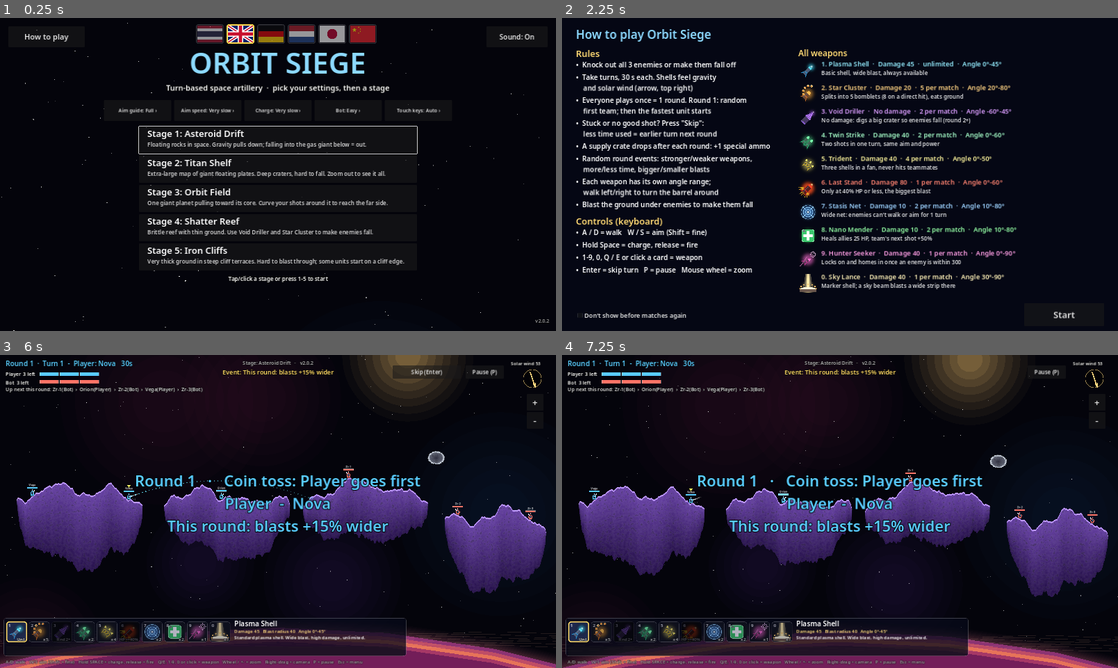
Above: before the commit, frames 1-4 (two rows, left to right).
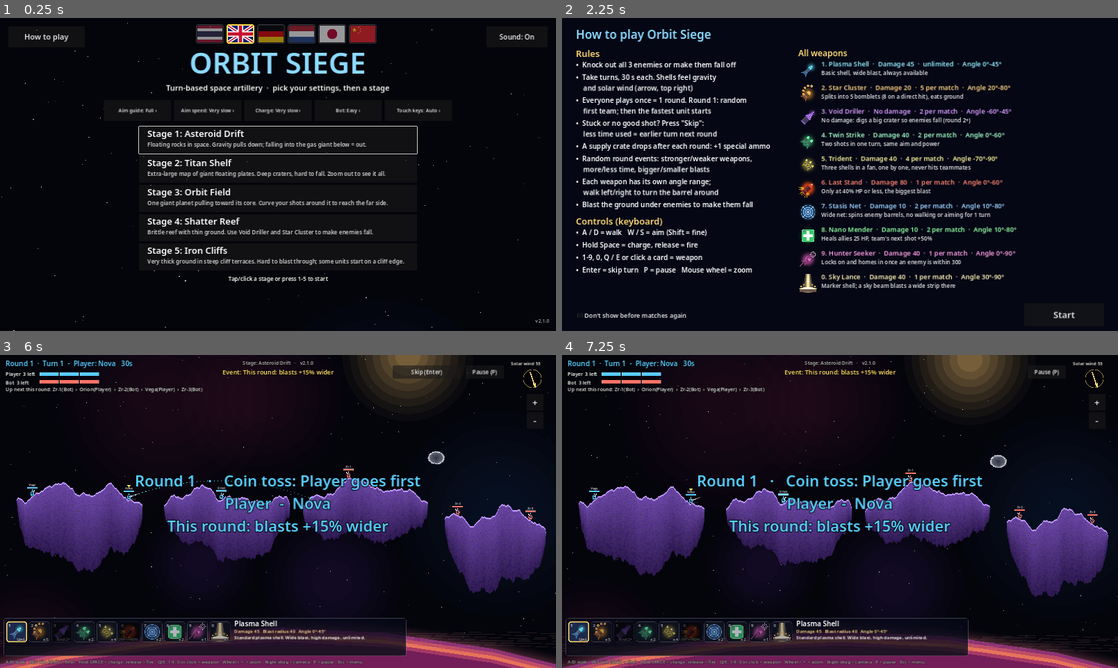
Above: after the commit, the same moments.

Repository: Pid924/OrbitSiege
Game: Godot game, scene res://scenes/menu.tscn
The game is run twice, just before and just after one commit, with the same random seed, the same clock (stepped at 60 frames per second) and the same inputs.
Inputs:
- Up to frame 1 (0.25 s): no input
- Up to frame 2 (2.25 s): click "Bot: Easy ›" at 0.5 s; click "Bot: Normal ›" at 1.25 s; click "Stage 1: Asteroid Drift" at 2 s
- Up to frame 3 (6 s): click "Stage 1: Asteroid Drift" at 2.75 s; click "Don't show before matches aga…" at 3.5 s; click "Don't show before matches aga…" at 4.25 s; click "Don't show before matches aga…" at 5 s; click "Start" at 5.75 s
- Up to frame 4 (7.25 s): click "Skip (Enter)" at 6.5 s

The runs differ from the first frame. In frame 1, less than 0.1% of the frame differs, in the area x 97-99%, y 96-98%; in frame 2, 0.5%, in the area x 51-79%, y 44-64%; in frame 3, less than 0.1%; in frame 4, less than 0.1%.

Commit message:
2.1.0: Trident any angle + 0.5 s volley, Stasis Net spins barrels, climb 12 px, multi-finger touch buttons
Co-Authored-By: Claude Opus 5.5 <noreply@anthropic.com>
Claude-Session: https://claude.ai/code/session_01Lo9zaQgDYn7BjieRUw61Dn

Diff:
--- a/project.godot
+++ b/project.godot
@@ -5,7 +5,7 @@
 
 config/name="Orbit Siege"
 config/description="Turn-based space artillery prototype."
-config/version="2.0.2"
+config/version="2.1.0"
 config/icon="res://icon.png"
 run/main_scene="res://scenes/menu.tscn"
 config/features=PackedStringArray("4.2", "GL Compatibility")
--- a/scripts/game/game_settings.gd
+++ b/scripts/game/game_settings.gd
@@ -39,7 +39,7 @@
 
 ## How much of the predicted flight path the human player sees, in seconds of flight.
 const GUIDE_OPTIONS := [["ปิด", 0.0], ["สั้น", 0.35], ["กลาง", 0.9], ["ยาว", 2.0], ["เต็มเส้น", 12.0]]
-const VERSION := "2.0.2"
+const VERSION := "2.1.0"
 
 ## [label, seconds to fill the charge bar] for the human player.
 const CHARGE_OPTIONS := [["ช้ามาก", 5.0], ["ช้า", 3.6], ["ปกติ", 2.6], ["เร็ว", 1.6]]
--- a/scripts/game/i18n_table.gd
+++ b/scripts/game/i18n_table.gd
@@ -81,9 +81,9 @@
 	"กระทบแล้วแตกเป็นลูกย่อย 5 ลูก ถ้าโดนตัวศัตรูจัง ๆ แตก 8 ลูก กินพื้นหายไปเยอะ ทำให้ศัตรูร่วงได้": ["Splits into 5 bomb …(359 unchanged characters)…
 	"ไม่มีดาเมจ เจาะทะลุพื้นเป็นอุโมงค์กว้าง แล้วทลายพื้นเป็นหลุมใหญ่ (รัศมี 78) ทำให้ศัตรูร่วง ใช้ได้ตั้งแต่รอบ 2": ["No  …(396 unchanged characters)…
 	"ยิงได้ 2 ครั้งในตาเดียว ด้วยมุมและแรงเดิม นัดที่สองซ้ำจุดเดิมให้หลุมลึกขึ้น": ["Fires twice in one turn with the same …(304 unchanged characters)…
-	"ยิงออกเป็น 3 นัดพร้อมกันแบบพัด กระจายโดนศัตรูได้ถึง 3 ตัว และไม่โดนเพื่อนร่วมทีม": ["Fires 3 shells at once in a fan; can hit up to 3 enemies and never hurts teammates.", "Feuert 3 Granaten im Fächer, trifft bis zu 3 Gegner und nie Verbündete.", "Vuurt 3 granaten in een waaier, raakt tot 3 vijanden en nooit teamgenoten.", "3発を扇状に同時発射。最大3体の敵に当たり、\n味方には当たらない。", "扇形同时发射3发，最多可命中3个敌人，\n不会伤到队友。"],
+	"ยิง 3 นัดแบบพัด ทีละนัดห่างกัน 0.5 วินาที เล็งได้ทุกมุม กระจายโดนศัตรูได้ถึง 3 ตัว และไม่โดนเพื่อนร่วมทีม": ["Fires 3 shells in a fan, one every 0.5 s, at any angle; can hit up to 3 enemies and never hurts teammates.", "Feuert 3 Granaten im Fächer, alle 0,5 s eine, in jedem Winkel; trifft bis zu 3 Gegner und nie Verbündete.", "Vuurt 3 granaten in een waaier, elke 0,5 s één, in elke hoek; raakt tot 3 vijanden en nooit teamgenoten.", "3発を扇状に0.5秒ずつ順に発射、角度制限なし。\n最大3体の敵に当たり、味方には当たらない。", "扇形发射3发，每0.5秒一发，任意角度，\n最多命中3个敌人，不伤队友。"],
 	"ปลดล็อกเมื่อเลือดเหลือไม่เกิน 40% ระเบิดรุนแรงที่สุดในเกม ใช้ได้ครั้งเดียว": ["Unlocks at 40% HP or less. The stronge …(260 unchanged characters)…
-	"ปล่อยตาข่ายพลังงานวงกว้าง ศัตรูในวงจะเดินและหมุนปืนไม่ได้ในตาถัดไปของตัวเอง": ["Throws a wide energy net. Enemies inside cannot walk or aim on their next turn.", "Wirft ein großes Energienetz. Gegner darin können im nächsten Zug weder laufen noch zielen.", "Gooit een groot energienet. Vijanden erin kunnen hun volgende beurt niet lopen of richten.", "広範囲のエネルギーネット。範囲内の敵は\n次のターン、移動も照準もできない。", "释放大范围能量网，\n网内敌人下回合无法移动和瞄准。"],
+	"ปล่อยตาข่ายพลังงานวงกว้าง ศัตรูในวงโดนสุ่มมุมปืนใหม่ และจะเดินและหมุนปืนไม่ได้ในตาถัดไปของตัวเอง": ["Throws a wide energy net. Enemies inside get their barrel spun to a random angle and cannot walk or aim on their next turn.", "Wirft ein großes Energienetz. Gegner darin bekommen einen zufälligen Rohrwinkel und können im nächsten Zug weder laufen noch zielen.", "Gooit een groot energienet. Vijanden erin krijgen een willekeurige loophoek en kunnen hun volgende beurt niet lopen of richten.", "広範囲のエネルギーネット。範囲内の敵は砲身がランダムな角度になり、\n次のターン、移動も照準もできない。", "释放大范围能量网，网内敌人炮管被随机转向，\n下回合无法移动和瞄准。"],
 	"ฮีล 25 HP ให้เพื่อนทุกคนในวง และนัดถัดไปของทีม (อาวุธใดก็ได้) แรงขึ้น 50%": ["Heals allies in range by 25 HP, and you …(313 unchanged characters)…
 	"กระสุนติดตาม บินตามวิถีปกติจนมีศัตรูอยู่ในระยะ 300 แล้วล็อกเป้า เลี้ยวตามไปเองไม่สนแรงโน้มถ่วง ใช้ได้ครั้งเดียว": ["H …(459 unchanged characters)…
 	"ยิงลูกบอกพิกัดไปตกตรงไหน ลำแสงจากฟ้าจะยิงลงมาถล่มพื้นตรงนั้นเป็นวงกว้าง ใช้ได้ครั้งเดียว": ["Fires a marker; a beam f …(327 unchanged characters)…
@@ -91,7 +91,8 @@
 	"แตกเป็นลูกย่อย 5 ลูก โดนตัวจัง ๆ แตก 8 ลูก กินพื้นเยอะ": ["Splits into 5 bomblets (8 on a direct hit), eats ground", "5 Bomblets (8 bei Volltreffer), frisst viel Boden", "5 bommetjes (8 bij voltreffer), vreet grond weg", "子弾5個（直撃で8個）に分裂、地面を大きく削る", "分裂5颗子弹（直接命中8颗），大量削地"],
 	"ไม่มีดาเมจ เจาะพื้นเป็นหลุมใหญ่ ทำให้ศัตรูร่วง ใช้ได้ตั้งแต่รอบ 2": ["No damage: digs a big crater so enemies fall (r …(193 unchanged characters)…
 	"ยิง 2 นัดในตาเดียว มุมและแรงเดิม": ["Two shots in one turn, same aim and power", "Zwei Schüsse pro Zug, gleiches Zielen", "Twee schoten per beurt, zelfde richting", "1ターンに同じ狙いで2発", "一回合两发，角度力度相同"],
-	"ยิง 3 นัดพร้อมกันแบบพัด ไม่โดนเพื่อน": ["Three shells in a fan, never hits teammates", "Drei Granaten im Fächer, trifft nie Verbündete", "Drie granaten in een waaier, raakt nooit teamgenoten", "3発を扇状に同時発射、味方に当たらない", "扇形同时发射3发，不伤队友"],
+	"ยิง 3 นัดแบบพัด ทีละนัด ไม่โดนเพื่อน": ["Three shells in a fan, one by one, never hits teammates", "Drei Granaten im Fächer nacheinander, trifft nie Verbündete", "Drie granaten in een waaier na elkaar, raakt nooit teamgenoten", "3発を扇状に順番に発射、味方に当たらない", "扇形依次发射3发，不伤队友"],
+	"ตาข่ายวงกว้าง สุ่มมุมปืนศัตรู เดินและหมุนปืนไม่ได้ 1 ตา": ["Wide net: spins enemy barrels, no walking or aiming for 1 turn", "Großes Netz: dreht gegnerische Rohre, 1 Zug kein Laufen oder Zielen", "Groot net: draait vijandelijke lopen, 1 beurt niet lopen of richten", "広範囲ネット：敵の砲身をランダムにし、1ターン移動・照準不可", "大范围网：随机转动敌人炮管，1回合无法移动和瞄准"],
 	"ใช้ได้เมื่อ HP ไม่เกิน 40% ระเบิดแรงที่สุด": ["Only at 40% HP or less, the biggest blast", "Nur ab 40% HP oder weniger, stärkste Explosion", "Alleen bij 40% HP of minder, grootste explosie", "HP40%以下で使用可、最強の爆発", "HP不高于40%时可用，最强爆炸"],
 	"ตาข่ายวงกว้าง ศัตรูในวงเดินและหมุนปืนไม่ได้ 1 ตา": ["Wide net: enemies can't walk or aim for 1 turn", "Großes Netz: Gegner 1 Zug ohne Laufen und Zielen", "Groot net: vijanden 1 beurt niet lopen of richten", "広い網。敵は1ターン移動も照準もできない", "大网，敌人1回合不能移动和瞄准"],
 	"ฮีลเพื่อน 25 HP และนัดถัดไปของทีมแรงขึ้น 50%": ["Heals allies 25 HP, team's next shot +50%", "Heilt 25 HP, nächster Teamschuss +50%", "Heelt 25 HP, volgend teamschot +50%", "味方をHP25回復、次の攻撃+50%", "队友恢复25 HP，下一发+50%"],
@@ -146,7 +147,7 @@
 	"รัศมีระเบิด %d": ["Blast radius %d", "Explosionsradius %d", "Explosiestraal %d", "爆発範囲 %d", "爆炸半径 %d"],
 	"ลูกย่อย %d": ["Bomblets %d", "Bomblets %d", "Bommetjes %d", "子弾 %d", "子弹 %d"],
 	"ยิง %d ครั้ง": ["%d shots", "%d Schüsse", "%d schoten", "%d回発射", "发射%d次"],
-	"%d นัดพร้อมกัน": ["%d at once", "%d gleichzeitig", "%d tegelijk", "%d発同時", "同时%d发"],
+	"%d นัด": ["%d shells", "%d Granaten", "%d granaten", "%d発", "%d发"],
 	"วงตาข่าย %d": ["Net radius %d", "Netzradius %d", "Netstraal %d", "網の範囲 %d", "网范围 %d"],
 	"รอบ %d   ·   สุ่มแล้ว: %s เริ่มก่อน": ["Round %d   ·   Coin toss: %s goes first", "Runde %d   ·   Münzwurf: %s beginnt", "Ronde %d   ·   Loting: %s begint", "ラウンド %d   ·   抽選: %sが先攻", "第%d轮   ·   随机：%s先手"],
 	"รอบ %d   ·   %s เริ่มก่อน (ใช้เวลาน้อยสุด)": ["Round %d   ·   %s goes first (fastest)", "Runde %d   ·   %s beginnt (am schnellsten)", "Ronde %d   ·   %s begint (snelste)", "ラウンド %d   ·   %sが先攻（最速）", "第%d轮   ·   %s先手（用时最短）"],
--- a/scripts/game/match.gd
+++ b/scripts/game/match.gd
@@ -74,6 +74,7 @@
 var shots_left := 0
 var refire_timer := 0.0
 var last_shot := {}
+var volley: Array = []  # shells still to fire one by one: [seconds left, angle offset]
 var crates: Array = []
 ## A round = every living unit plays once. Round 1 starts with a coin toss for the first team;
 ## later rounds start with whoever used the least time last round, teams still taking turns.
@@ -467,12 +468,30 @@
 	var w := Weapons.get_def(shot.weapon)
 	var count := int(w.get("spread", 1))
 	var step := deg_to_rad(w.get("spread_deg", 0.0))
+	var gap: float = w.get("volley_gap", 0.0)
+	for k in count:
+		var offset := (k - (count - 1) / 2.0) * step
+		if gap > 0.0 and k > 0:
+			volley.append([gap * k, offset])  # Trident: the fan goes out one shell at a time
+		else:
+			_launch_one(shot, offset)
+
+
+func _launch_one(shot: Dictionary, offset: float) -> void:
 	sfx.play("fire")
-	for k in count:
-		active_unit.aim_angle = shot.angle + (k - (count - 1) / 2.0) * step
-		var vel: Vector2 = active_unit.aim_dir() * shot.power * SpacePhysics.MAX_SPEED
-		_spawn_projectile(active_unit.muzzle(), vel, shot.weapon)
+	active_unit.aim_angle = shot.angle + offset
+	var vel: Vector2 = active_unit.aim_dir() * shot.power * SpacePhysics.MAX_SPEED
+	_spawn_projectile(active_unit.muzzle(), vel, shot.weapon)
 	active_unit.aim_angle = shot.angle
+
+
+func _tick_volley(delta: float) -> void:
+	for v in volley.duplicate():
+		v[0] -= delta
+		if v[0] <= 0.0:
+			volley.erase(v)
+			if active_unit.alive:
+				_launch_one(last_shot, v[1])
 
 
 func _spawn_projectile(pos: Vector2, vel: Vector2, weapon: String, ignore_time := 0.15) -> void:
@@ -547,7 +566,8 @@
 					projectiles.erase(p)
 					p.queue_free()
 			_tick_strikes(delta)
-			if projectiles.is_empty() and pending_strikes.is_empty():
+			_tick_volley(delta)
+			if projectiles.is_empty() and pending_strikes.is_empty() and volley.is_empty():
 				if shots_left > 0 and active_unit.alive:
 					refire_timer += delta
 					if refire_timer >= REFIRE_DELAY:
@@ -661,6 +681,9 @@
 		var d := c.distance_to(pos)
 		if w.has("root_radius") and u.team != shooter_team and d < w.root_radius:
 			u.rooted_turns = 1
+			# The net also spins the barrel: a random side and angle, kept until the net wears off.
+			var side := 1 if rng.randf() < 0.5 else -1
+			u.aim_angle = side * deg_to_rad(rng.randf_range(0.0, 160.0))
 			_float_text(c + Vector2(0, -46), L.t("ติดตาข่าย!"), Color(0.6, 0.85, 1.0))
 		if d >= reach:
 			continue
@@ -880,6 +903,7 @@
 	if not weapon_available(current_team, current_weapon_id()):
 		team_weapon[current_team] = 0
 	shots_left = 0
+	volley.clear()
 	refire_timer = 0.0
 	camera.follow(active_unit.position, true)
 	turn_start_time = TURN_TIME + _event_value("time")
--- a/scripts/game/unit.gd
+++ b/scripts/game/unit.gd
@@ -5,7 +5,7 @@
 
 const MAX_HP := 100
 const WALK_SPEED := 45.0
-const CLIMB := 6
+const CLIMB := 12  # steepest step (px) a unit walks up
 const SAFE_DROP := 28  # walking never steps off a ledge deeper than this
 const AIM_LIMIT := 2.8
 
--- a/scripts/sim/weapons.gd
+++ b/scripts/sim/weapons.gd
@@ -43,9 +43,9 @@
 		"desc": "ยิงได้ 2 ครั้งในตาเดียว ด้วยมุมและแรงเดิม นัดที่สองซ้ำจุดเดิมให้หลุมลึกขึ้น",
 	},
 	"triple": {
-		"name": "Trident", "radius": 26.0, "damage": 40.0, "ammo": 4, "spread": 3, "spread_deg": 6.0, "friendly_safe": true, "elev": Vector2(0, 50),
+		"name": "Trident", "radius": 26.0, "damage": 40.0, "ammo": 4, "spread": 3, "spread_deg": 6.0, "volley_gap": 0.5, "friendly_safe": true, "elev": Vector2(-70, 90),
 		"color": Color(1.0, 0.95, 0.45), "icon": "res://assets/weapons/triple.png",
-		"desc": "ยิงออกเป็น 3 นัดพร้อมกันแบบพัด กระจายโดนศัตรูได้ถึง 3 ตัว และไม่โดนเพื่อนร่วมทีม",
+		"desc": "ยิง 3 นัดแบบพัด ทีละนัดห่างกัน 0.5 วินาที เล็งได้ทุกมุม กระจายโดนศัตรูได้ถึง 3 ตัว และไม่โดนเพื่อนร่วมทีม",
 	},
 	"rage": {
 		"name": "Last Stand", "radius": 60.0, "damage": 80.0, "ammo": 1, "hp_ratio_max": 0.4, "elev": Vector2(0, 60),
@@ -55,7 +55,7 @@
 	"snare": {
 		"name": "Stasis Net", "radius": 22.0, "damage": 10.0, "ammo": 2, "root_radius": 140.0, "elev": Vector2(10, 80),
 		"color": Color(0.45, 0.75, 1.0), "icon": "res://assets/weapons/snare.png",
-		"desc": "ปล่อยตาข่ายพลังงานวงกว้าง ศัตรูในวงจะเดินและหมุนปืนไม่ได้ในตาถัดไปของตัวเอง",
+		"desc": "ปล่อยตาข่ายพลังงานวงกว้าง ศัตรูในวงโดนสุ่มมุมปืนใหม่ และจะเดินและหมุนปืนไม่ได้ในตาถัดไปของตัวเอง",
 	},
 	"mender": {
 		"name": "Nano Mender", "radius": 0.0, "damage": 10.0, "ammo": 2, "heal": 25, "heal_radius": 130.0, "boost": 0.5, "elev": Vector2(10, 80),
--- a/scripts/ui/how_to_play.gd
+++ b/scripts/ui/how_to_play.gd
@@ -15,9 +15,9 @@
 	"cluster": "แตกเป็นลูกย่อย 5 ลูก โดนตัวจัง ๆ แตก 8 ลูก กินพื้นเยอะ",
 	"driller": "ไม่มีดาเมจ เจาะพื้นเป็นหลุมใหญ่ ทำให้ศัตรูร่วง ใช้ได้ตั้งแต่รอบ 2",
 	"double": "ยิง 2 นัดในตาเดียว มุมและแรงเดิม",
-	"triple": "ยิง 3 นัดพร้อมกันแบบพัด ไม่โดนเพื่อน",
+	"triple": "ยิง 3 นัดแบบพัด ทีละนัด ไม่โดนเพื่อน",
 	"rage": "ใช้ได้เมื่อ HP ไม่เกิน 40% ระเบิดแรงที่สุด",
-	"snare": "ตาข่ายวงกว้าง ศัตรูในวงเดินและหมุนปืนไม่ได้ 1 ตา",
+	"snare": "ตาข่ายวงกว้าง สุ่มมุมปืนศัตรู เดินและหมุนปืนไม่ได้ 1 ตา",
 	"mender": "ฮีลเพื่อน 25 HP และนัดถัดไปของทีมแรงขึ้น 50%",
 	"seeker": "เมื่อศัตรูอยู่ในระยะ 300 จะล็อกแล้วเลี้ยวไล่เอง",
 	"sky": "ยิงลูกบอกพิกัด ลำแสงจากฟ้าถล่มพื้นตรงนั้นเป็นวงกว้าง",
--- a/scripts/ui/hud.gd
+++ b/scripts/ui/hud.gd
@@ -414,7 +414,7 @@
 	if w.has("shots"):
 		parts.append(L.t("ยิง %d ครั้ง") % w.shots)
 	if w.has("spread"):
-		parts.append(L.t("%d นัดพร้อมกัน") % w.spread)
+		parts.append(L.t("%d นัด") % w.spread)
 	if w.has("root_radius"):
 		parts.append(L.t("วงตาข่าย %d") % w.root_radius)
 	return "   ".join(parts)
--- a/scripts/ui/touch_controls.gd
+++ b/scripts/ui/touch_controls.gd
@@ -12,6 +12,12 @@
 var picker_ammo: Array = []
 var fine_button: Button
 var held := 0  # how many on-screen buttons are held
+## Hold buttons track every finger themselves: Godot buttons only follow the first finger,
+## so walking while holding the aim (or fire) button needs this.
+var _holds := {}  # button -> on_change callable
+var _fingers := {}  # finger index (or MOUSE_FINGER) -> button it is on
+const MOUSE_FINGER := -100
+const EMULATED_MOUSE := -1  # device id of mouse events Godot makes from touches
 var picker_opened := false  # this turn; the HUD stops nudging once the player has looked
 
 
@@ -78,16 +84,81 @@
 	b.add_theme_stylebox_override("normal", _style(Color(0.08, 0.1, 0.2, 0.6), 18))
 	b.add_theme_stylebox_override("hover", _style(Color(0.08, 0.1, 0.2, 0.6), 18))
 	b.add_theme_stylebox_override("pressed", _style(Color(0.25, 0.4, 0.7, 0.85), 18))
-	b.button_down.connect(func():
-		held += 1
-		if player:
-			on_change.call(true))
-	b.button_up.connect(func():
-		held = maxi(0, held - 1)
-		if player:
-			on_change.call(false))
+	b.toggle_mode = true  # "pressed" look while a finger is on it; _input sets it
+	b.mouse_filter = Control.MOUSE_FILTER_IGNORE
+	_holds[b] = on_change
 	add_child(b)
 	return b
+
+
+func _hold_at(pos: Vector2):
+	for b in _holds:
+		if b.is_visible_in_tree() and b.get_global_rect().has_point(pos):
+			return b
+	return null
+
+
+func _input(event: InputEvent) -> void:
+	if not is_visible_in_tree() or picker.visible:
+		return
+	var finger = null
+	var down := false
+	var moved := false
+	if event is InputEventScreenTouch:
+		finger = event.index
+		down = event.pressed
+	elif event is InputEventScreenDrag:
+		finger = event.index
+		moved = true
+	elif event is InputEventMouseButton and event.button_index == MOUSE_BUTTON_LEFT:
+		if event.device == EMULATED_MOUSE:
+			if _hold_at(event.position):
+				get_viewport().set_input_as_handled()  # the touch itself is handled above
+			return
+		finger = MOUSE_FINGER
+		down = event.pressed
+	elif event is InputEventMouseMotion and _fingers.has(MOUSE_FINGER) and event.device != EMULATED_MOUSE:
+		finger = MOUSE_FINGER
+		moved = true
+	else:
+		return
+	var before = _fingers.get(finger)
+	if moved:
+		if before == null:
+			return
+		var now = _hold_at(event.position)
+		if now:
+			_fingers[finger] = now  # sliding from one button to the next
+		else:
+			_fingers.erase(finger)
+	elif down:
+		var b = _hold_at(event.position)
+		if b == null:
+			return
+		_fingers[finger] = b
+	else:
+		if before == null:
+			return
+		_fingers.erase(finger)
+	get_viewport().set_input_as_handled()
+	_sync_holds()
+
+
+## Each hold button is on while at least one finger is on it.
+func _sync_holds() -> void:
+	held = _fingers.size()
+	var on := _fingers.values()
+	for b in _holds:
+		var pressed: bool = b in on
+		if pressed != b.button_pressed:
+			b.set_pressed_no_signal(pressed)
+			if player:
+				_holds[b].call(pressed)
+
+
+func release_all() -> void:
+	_fingers.clear()
+	_sync_holds()
 
 
 func _style(color: Color, radius: int) -> StyleBoxFlat:
@@ -185,3 +256,5 @@
 		picker.visible = false
 		if fine_button.button_pressed:
 			fine_button.button_pressed = false
+		if not _fingers.is_empty():
+			release_all()
Binary file changed: assets/fonts/noto-sans-ja-600.woff2
Binary file changed: assets/fonts/noto-sans-zh-600.woff2
Not shown, changed: CHANGELOG.md
Not shown, changed: docs/index.pck
